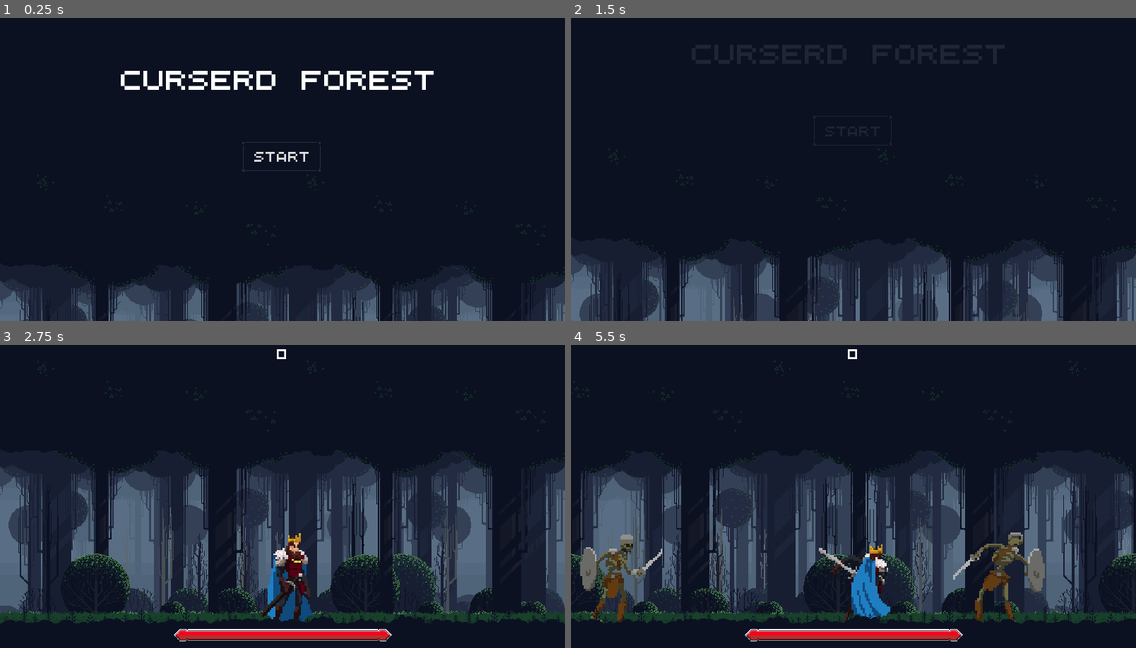
Above: before the commit, frames 1-4 (two rows, left to right).
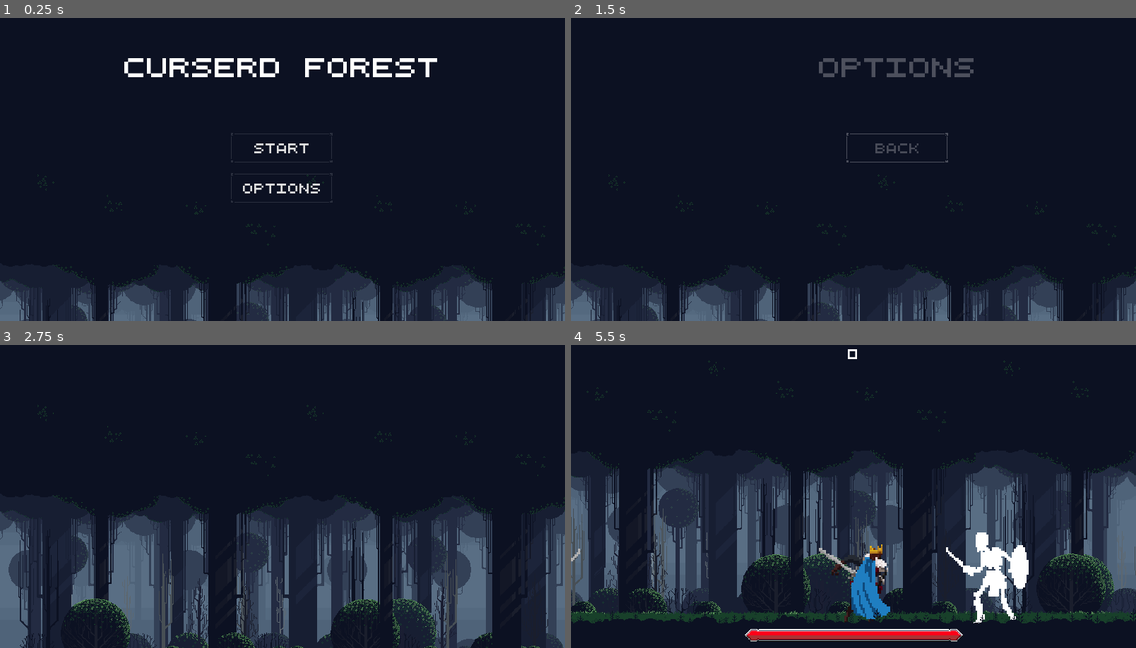
Above: after the commit, the same moments.

Repository: rafaelbriet/deadend
Game: Godot game, scene res://Scenes/Main.tscn
Same seed, same stepped clock (60 frames per second), same inputs: the game is played once before the commit and once after it.
Inputs (mouse positions are in pixels of both pictures, inside the frame that each line leads up to):
- Up to frame 1 (0.25 s): no input
- Up to frame 2 (1.5 s): click (853, 187) at 0.5 s, where only the run after the commit has a clickable "Options"; click (853, 148) at 1.25 s, where only the run after the commit has a clickable "Back"
- Up to frame 3 (2.75 s): click (282, 475) at 2 s, where only the run after the commit has a clickable "Start"
- Up to frame 4 (5.5 s): hold D (move_right) 2.78-4.28 s; tap E (attack) every 0.75 s from 2.85 to 5.1 s; tap Space (jump) at 3.02, 3.77, 5.27 s; hold A (move_left) 4.28-5.03 s; hold D (move_right) from 5.03 s (still down)

The runs differ from the first frame. In frame 1, 3.6% of the frame differs, in the area x 21-78%, y 13-61%; in frame 2, 8.5%; in frame 3, 27%; in frame 4, 32%, in the area x 0-100%, y 5-92%.

Commit message:
Create options screen

Diff:
--- a/Scenes/MainMenu/main_menu.gd
+++ b/Scenes/MainMenu/main_menu.gd
@@ -4,16 +4,143 @@
 export var final_camera_offset : Vector2
 export var camera_tween_duration : float = 1.0
 export var title_fade_duration : float = 0.5
+export var menu_container_fade_duration : float = 0.5
+export var menu_container_slide_duration : float = 0.5
+export var menu_container_slide_offeset : float = 100
+export var container_tween_delay : float = 0.25
 
 onready var _tween : Tween = $Tween
+onready var _tween_pagination : Tween = $Tween_Pagination
 onready var _camera : Camera2D = $Camera2D
-onready var _control_container : Control = $Control
+onready var _main_menu_container : Control = $MainMenu
+onready var _options_menu_container : Control = $OptionsMenu
 
 
 func _ready() -> void:
 	_camera.offset = initial_camera_offset
+	_main_menu_container.visible = true
+	_options_menu_container.visible = false
+
 
 func _on_start_game_button_pressed():
 	_tween.interpolate_property(_camera, "offset", initial_camera_offset, final_camera_offset, camera_tween_duration)
-	_tween.interpolate_property(_control_container, "modulate", Color(1.0, 1.0, 1.0, 1.0), Color(1.0, 1.0, 1.0, 0.0), title_fade_duration)
+	_tween.interpolate_property(_main_menu_container, "modulate", Color(1.0, 1.0, 1.0, 1.0), Color(1.0, 1.0, 1.0, 0.0), title_fade_duration)
 	_tween.start()
+
+
+func _on_options_button_pressed():
+	# Slide main menu container out
+	_tween_pagination.interpolate_property(_main_menu_container,
+			"rect_position",
+			_main_menu_container.rect_position,
+			Vector2(-menu_container_slide_offeset, 0),
+			menu_container_slide_duration,
+			Tween.TRANS_LINEAR,
+			Tween.EASE_OUT)
+	# Fade main menu container out
+	_tween_pagination.interpolate_property(_main_menu_container,
+			"modulate",
+			Color(1.0, 1.0, 1.0, 1.0),
+			Color(1.0, 1.0, 1.0, 0.0),
+			menu_container_fade_duration,
+			Tween.TRANS_LINEAR,
+			Tween.EASE_OUT)
+	# Set options container visibility
+	_tween_pagination.interpolate_property(_main_menu_container,
+			"visible",
+			true,
+			false,
+			menu_container_fade_duration,
+			Tween.TRANS_LINEAR,
+			Tween.EASE_IN,
+			menu_container_slide_duration)
+
+	# Slide options container in
+	_tween_pagination.interpolate_property(_options_menu_container,
+			"rect_position",
+			Vector2(_main_menu_container.rect_position.x + menu_container_slide_offeset, 0),
+			Vector2(0, 0),
+			menu_container_slide_duration,
+			Tween.TRANS_LINEAR,
+			Tween.EASE_IN,
+			container_tween_delay)
+	# Fade options container out
+	_tween_pagination.interpolate_property(_options_menu_container,
+			"modulate",
+			Color(1.0, 1.0, 1.0, 0.0),
+			Color(1.0, 1.0, 1.0, 1.0),
+			menu_container_fade_duration,
+			Tween.TRANS_LINEAR,
+			Tween.EASE_OUT,
+			container_tween_delay)
+	# Set options container visibility
+	_tween_pagination.interpolate_property(_options_menu_container,
+			"visible",
+			false,
+			true,
+			menu_container_fade_duration,
+			Tween.TRANS_LINEAR,
+			Tween.EASE_IN,
+			container_tween_delay)
+
+	# Start Tweening
+	_tween_pagination.start()
+
+
+func _on_back_button_pressed():
+	# Slide options container out
+	_tween_pagination.interpolate_property(_options_menu_container,
+			"rect_position",
+			_options_menu_container.rect_position,
+			Vector2(_options_menu_container.rect_position.x + menu_container_slide_offeset, 0),
+			menu_container_slide_duration,
+			Tween.TRANS_LINEAR,
+			Tween.EASE_OUT)
+	# Fade options container out
+	_tween_pagination.interpolate_property(_options_menu_container,
+			"modulate",
+			Color(1.0, 1.0, 1.0, 1.0),
+			Color(1.0, 1.0, 1.0, 0.0),
+			menu_container_fade_duration,
+			Tween.TRANS_LINEAR,
+			Tween.EASE_OUT)
+	# Set options container visibility
+	_tween_pagination.interpolate_property(_options_menu_container,
+			"visible",
+			true,
+			false,
+			menu_container_fade_duration,
+			Tween.TRANS_LINEAR,
+			Tween.EASE_IN,
+			menu_container_slide_duration)
+
+	# Slide main menu container in
+	_tween_pagination.interpolate_property(_main_menu_container,
+			"rect_position",
+			_main_menu_container.rect_position,
+			Vector2(0, 0),
+			menu_container_slide_duration,
+			Tween.TRANS_LINEAR,
+			Tween.EASE_IN,
+			container_tween_delay)
+	# Fade main menu container out
+	_tween_pagination.interpolate_property(_main_menu_container,
+			"modulate",
+			Color(1.0, 1.0, 1.0, 0.0),
+			Color(1.0, 1.0, 1.0, 1.0),
+			menu_container_fade_duration,
+			Tween.TRANS_LINEAR,
+			Tween.EASE_OUT,
+			container_tween_delay)
+	# Set menu menu container visibility
+	_tween_pagination.interpolate_property(_main_menu_container,
+			"visible",
+			false,
+			true,
+			menu_container_fade_duration,
+			Tween.TRANS_LINEAR,
+			Tween.EASE_IN,
+			container_tween_delay)
+
+	# Start Tweening
+	_tween_pagination.start()
--- a/Scenes/MainMenu/main_menu.tscn
+++ b/Scenes/MainMenu/main_menu.tscn
@@ -1,10 +1,11 @@
-[gd_scene load_steps=8 format=2]
+[gd_scene load_steps=9 format=2]
 
 [ext_resource path="res://Scenes/MainMenu/Fonts/main_menu_start_button.tres" type="DynamicFont" id=1]
 [ext_resource path="res://Scenes/MainMenu/Styles/start_button_normal.tres" type="StyleBox" id=2]
 [ext_resource path="res://Scenes/MainMenu/main_menu.gd" type="Script" id=3]
 [ext_resource path="res://Scenes/MainMenu/Styles/start_button_hover.tres" type="StyleBox" id=4]
 [ext_resource path="res://Scenes/MainMenu/Fonts/main_menu_game_title.tres" type="DynamicFont" id=5]
+[ext_resource path="res://Scenes/OptionsMenu/options_menu.tscn" type="PackedScene" id=6]
 
 [sub_resource type="StyleBoxEmpty" id=1]
 
@@ -18,8 +19,13 @@
 script = ExtResource( 3 )
 initial_camera_offset = Vector2( 0, -232 )
 title_fade_duration = 0.2
+menu_container_fade_duration = 0.25
+menu_container_slide_duration = 0.25
+container_tween_delay = 0.125
 
 [node name="Tween" type="Tween" parent="."]
+
+[node name="Tween_Pagination" type="Tween" parent="."]
 
 [node name="Background" type="ColorRect" parent="."]
 anchor_right = 1.0
@@ -27,29 +33,32 @@
 margin_bottom = -274.0
 color = Color( 0.0470588, 0.0666667, 0.133333, 1 )
 
-[node name="Control" type="Control" parent="."]
-margin_right = 40.0
-margin_bottom = 40.0
+[node name="MainMenu" type="Control" parent="."]
+anchor_right = 1.0
+anchor_bottom = 1.0
 
-[node name="Name" type="Label" parent="Control"]
-anchor_left = 0.5
-anchor_right = 0.5
-margin_left = 178.0
-margin_top = 96.0
-margin_right = 710.0
-margin_bottom = 133.0
+[node name="Name" type="Label" parent="MainMenu"]
+anchor_right = 1.0
+margin_top = 75.0
+margin_bottom = 112.0
 custom_fonts/font = ExtResource( 5 )
 text = "Curserd Forest"
+align = 1
 
-[node name="StartGameButton" type="Button" parent="Control"]
+[node name="VBoxContainer" type="VBoxContainer" parent="MainMenu"]
 anchor_left = 0.5
 anchor_top = 0.5
 anchor_right = 0.5
 anchor_bottom = 0.5
-margin_left = 380.5
-margin_top = 196.0
-margin_right = 507.5
-margin_bottom = 247.0
+margin_left = -82.0
+margin_top = -53.0
+margin_right = 83.0
+margin_bottom = 53.0
+custom_constants/separation = 16
+
+[node name="StartGameButton" type="Button" parent="MainMenu/VBoxContainer"]
+margin_right = 165.0
+margin_bottom = 51.0
 custom_fonts/font = ExtResource( 1 )
 custom_styles/hover = ExtResource( 4 )
 custom_styles/pressed = ExtResource( 4 )
@@ -58,6 +67,21 @@
 custom_styles/normal = ExtResource( 2 )
 text = "Start"
 
+[node name="OptionsButton" type="Button" parent="MainMenu/VBoxContainer"]
+margin_top = 67.0
+margin_right = 165.0
+margin_bottom = 118.0
+custom_fonts/font = ExtResource( 1 )
+custom_styles/hover = ExtResource( 4 )
+custom_styles/pressed = ExtResource( 4 )
+custom_styles/focus = SubResource( 1 )
+custom_styles/disabled = SubResource( 2 )
+custom_styles/normal = ExtResource( 2 )
+text = "Options"
+
+[node name="OptionsMenu" parent="." instance=ExtResource( 6 )]
+visible = false
+
 [node name="Camera2D" type="Camera2D" parent="."]
 position = Vector2( 0, 234 )
 offset = Vector2( 0, -232 )
@@ -65,4 +89,6 @@
 current = true
 process_mode = 0
 
-[connection signal="pressed" from="Control/StartGameButton" to="." method="_on_start_game_button_pressed"]
+[connection signal="pressed" from="MainMenu/VBoxContainer/StartGameButton" to="." method="_on_start_game_button_pressed"]
+[connection signal="pressed" from="MainMenu/VBoxContainer/OptionsButton" to="." method="_on_options_button_pressed"]
+[connection signal="back_button_pressed" from="OptionsMenu" to="." method="_on_back_button_pressed"]
--- /dev/null
+++ b/Scenes/OptionsMenu/options_menu.gd
@@ -0,0 +1,7 @@
+extends Control
+
+signal back_button_pressed
+
+
+func _on_back_button_pressed():
+	emit_signal("back_button_pressed")
--- /dev/null
+++ b/Scenes/OptionsMenu/options_menu.tscn
@@ -0,0 +1,48 @@
+[gd_scene load_steps=8 format=2]
+
+[ext_resource path="res://Scenes/MainMenu/Styles/start_button_hover.tres" type="StyleBox" id=1]
+[ext_resource path="res://Scenes/MainMenu/Styles/start_button_normal.tres" type="StyleBox" id=2]
+[ext_resource path="res://Scenes/MainMenu/Fonts/main_menu_start_button.tres" type="DynamicFont" id=3]
+[ext_resource path="res://Scenes/MainMenu/Fonts/main_menu_game_title.tres" type="DynamicFont" id=4]
+[ext_resource path="res://Scenes/OptionsMenu/options_menu.gd" type="Script" id=5]
+
+[sub_resource type="StyleBoxEmpty" id=1]
+
+[sub_resource type="StyleBoxEmpty" id=2]
+
+[node name="Options" type="Control"]
+anchor_right = 1.0
+anchor_bottom = 1.0
+script = ExtResource( 5 )
+
+[node name="Name" type="Label" parent="."]
+anchor_right = 1.0
+margin_top = 75.0
+margin_bottom = 112.0
+custom_fonts/font = ExtResource( 4 )
+text = "Options"
+align = 1
+
+[node name="VBoxContainer" type="VBoxContainer" parent="."]
+anchor_left = 0.5
+anchor_top = 0.5
+anchor_right = 0.5
+anchor_bottom = 0.5
+margin_left = -82.0
+margin_top = -53.0
+margin_right = 83.0
+margin_bottom = 53.0
+custom_constants/separation = 16
+
+[node name="BackButton" type="Button" parent="VBoxContainer"]
+margin_right = 165.0
+margin_bottom = 51.0
+custom_fonts/font = ExtResource( 3 )
+custom_styles/hover = ExtResource( 1 )
+custom_styles/pressed = ExtResource( 1 )
+custom_styles/focus = SubResource( 1 )
+custom_styles/disabled = SubResource( 2 )
+custom_styles/normal = ExtResource( 2 )
+text = "Back"
+
+[connection signal="pressed" from="VBoxContainer/BackButton" to="." method="_on_back_button_pressed"]
